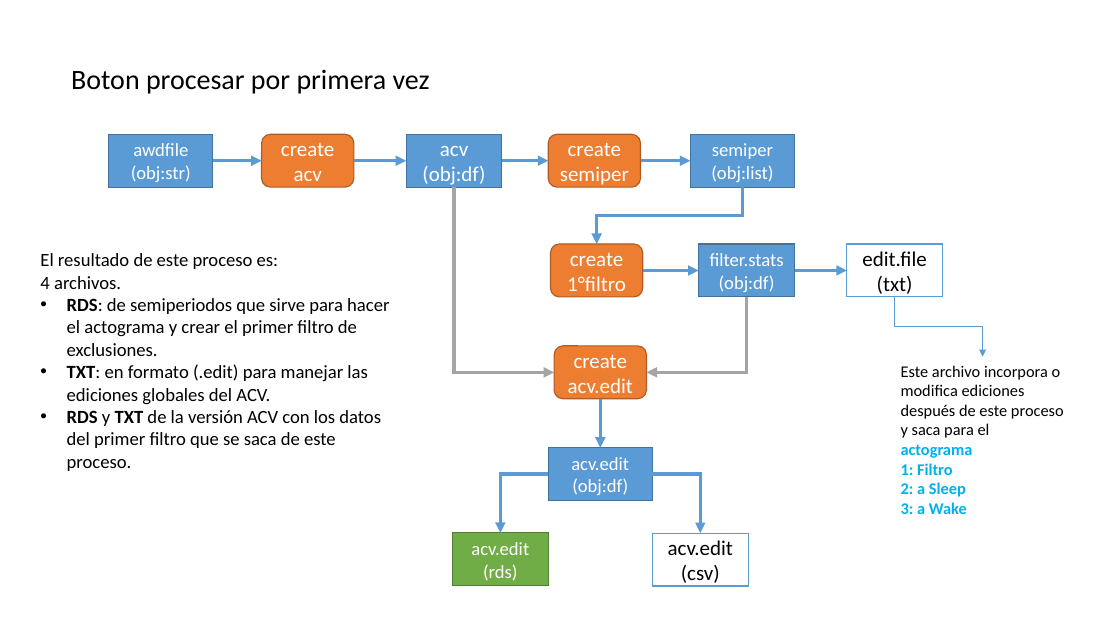
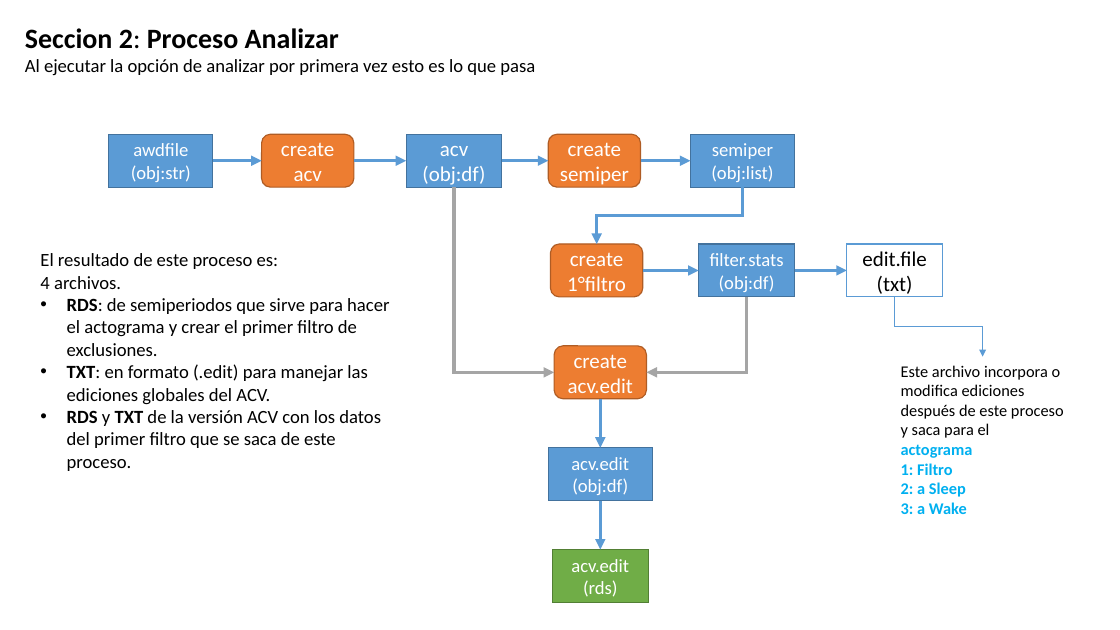
Before and after one commit to olitroski/Actigrafia, a slide deck: slide 7 of flujo edicion.pptx (slide 1 before the commit). Drawn at 1120x630 pixels with LibreOffice and Linux fonts; fonts in the diff are those of the drawing. Boxes give left, top, right and bottom in pixels: in the first picture for what was removed or moved away, otherwise in the second. Text is boxed around its words. In the diff, an @@ line names an element or a change of style, - is before the commit and + after.

```diff
--- a/flujo edicion.pptx
+++ b/flujo edicion.pptx
@@ text added at [25, 28, 535, 75], 16 pt, text #000000 @@
+Seccion 2: Proceso Analizar
+Al ejecutar la opción de analizar por primera vez esto es lo que pasa
@@ text removed at [71, 70, 430, 94] @@
-Boton procesar por primera vez
@@ elbow arrow removed from (549, 475) to (501, 533) @@
@@ elbow arrow removed from (653, 475) to (701, 534) @@
@@ arrow added from (601, 501) to (601, 549), #5B9BD5 3 pt @@
@@ rectangle removed at [653, 534, 749, 586] @@
-acv.edit
-(csv)
@@ rectangle "acv.edit": place and size @@
-rectangle "acv.edit" at [453, 533, 549, 586]
+rectangle "acv.edit" at [553, 549, 649, 602]
```
Also in this commit, not shown: 4 other slides changed, 5 slides added, 6 other files.
